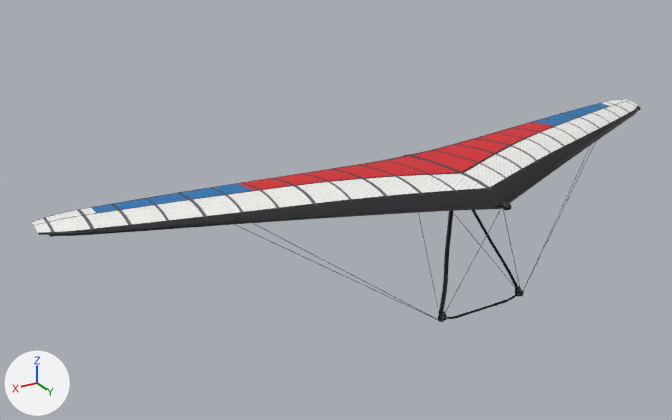
Two versions of the glTF model assets/models/glider_aeros_combat_c.glb, one commit apart.
Rendered twice from a 50 mm lens placed at (7.34, 9.33, 4.63), pointed at (1.16, -0.97, -0.52). The lights are fixed; the arrows at lower left show +X, +Y and +Z. The first picture is the older version. Vertices at exactly the same position are counted once.

In view in the first picture: 'ControlFrame', 'Frame', 'Sail'.
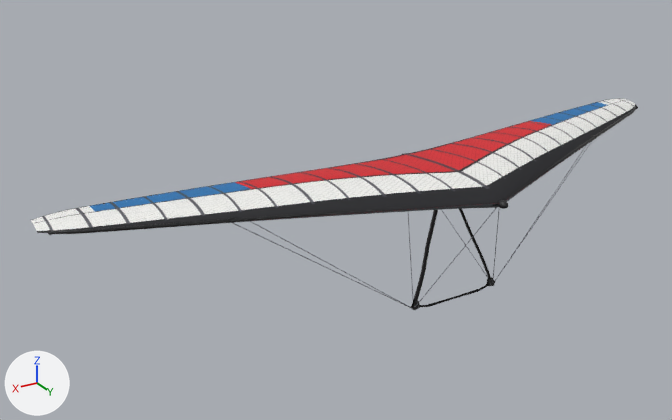
Edits to the bpy script that builds the scene:
```text
Change me_sail:
    used by ob_sail; location = (0.0, 0.0, 0.0)
    remove me_sail.from_pydata(...)  # 3737 vertices, 7200 faces; spans x -5.15..5.15, y -1.6..1.21, z -0.08..0.24
    add me_sail.from_pydata(...)  # 3737 vertices, 7200 faces; spans x -5.15..5.15, y -1.66..1.15, z -0.08..0.24
    me_sail part 1: the whole mesh is moved by (0.0, -0.06, 0.0)
Change me_frame:
    used by ob_frame; location = (0.0, 0.0, 0.0)
    remove me_frame.from_pydata(...)  # 1025 vertices, 2018 faces; spans x -5.05..5.05, y -1.25..1.31, z -0.11..0.19
    add me_frame.from_pydata(...)  # 1025 vertices, 2018 faces; spans x -5.05..5.05, y -1.3..1.25, z -0.11..0.19
    me_frame part 2: the whole mesh is moved by (0.0, -0.06, 0.0)
Change me_controlframe:
    used by ob_controlframe; location = (0.0, 0.0, 0.0)
    remove me_controlframe.from_pydata(...)  # 2478 vertices, 4584 faces; spans x -3.09..3.09, y -0.92..1.16, z -1.56..0.09
    add me_controlframe.from_pydata(...)  # 2478 vertices, 4584 faces; spans x -3.09..3.09, y -0.98..1.11, z -1.67..0.09
    me_controlframe part 3: the loose piece of 42 vertices spanning x -0.71..-0.6, y 0.88..0.93, z -1.52..-1.39 is scaled about its middle by (0.999, 0.335, 1.05), then moved by (0.0, -0.59, -0.11)
    me_controlframe part 4: the loose piece of 42 vertices spanning x 0.6..0.71, y 0.88..0.93, z -1.52..-1.39 is scaled about its middle by (0.999, 0.335, 1.05), then moved by (0.0, -0.59, -0.11)
    me_controlframe part 5: 1530 of 2478 vertices moved; they spanned x -3.09..3.09, y -0.92..1.16, z -1.56..0.06 and now span x -3.09..3.09, y -0.98..1.11, z -1.67..0.06; mean shift (0.0, -0.52, -0.09); largest move (0.7, 0.88, -1.53) -> (0.7, 0.28, -1.64)
    other edits to the shape of me_controlframe do not show in these pictures
```

Changed parts and their boxes [x1, y1, x2, y2] in the pictures (672 x 420 px; the box of a moved part takes in the faces that stretch with it):
'Sail', moved
    before: [32, 99, 639, 235]
    after: [31, 98, 637, 233]
'ControlFrame', reshaped (6% shorter)
    before: [234, 142, 596, 322]
    after: [233, 141, 592, 310]
'Frame', moved
    before: [49, 106, 641, 237]
    after: [48, 106, 638, 235]
part 3 of me_controlframe, moved or reshaped
    before: [517, 287, 523, 297]
    after: [488, 277, 495, 286]
part 4 of me_controlframe, moved or reshaped
    before: [440, 311, 447, 322]
    after: [413, 300, 420, 310]
part 5 of me_controlframe, moved or reshaped
    before: [234, 142, 596, 322]
    after: [233, 141, 592, 310]
